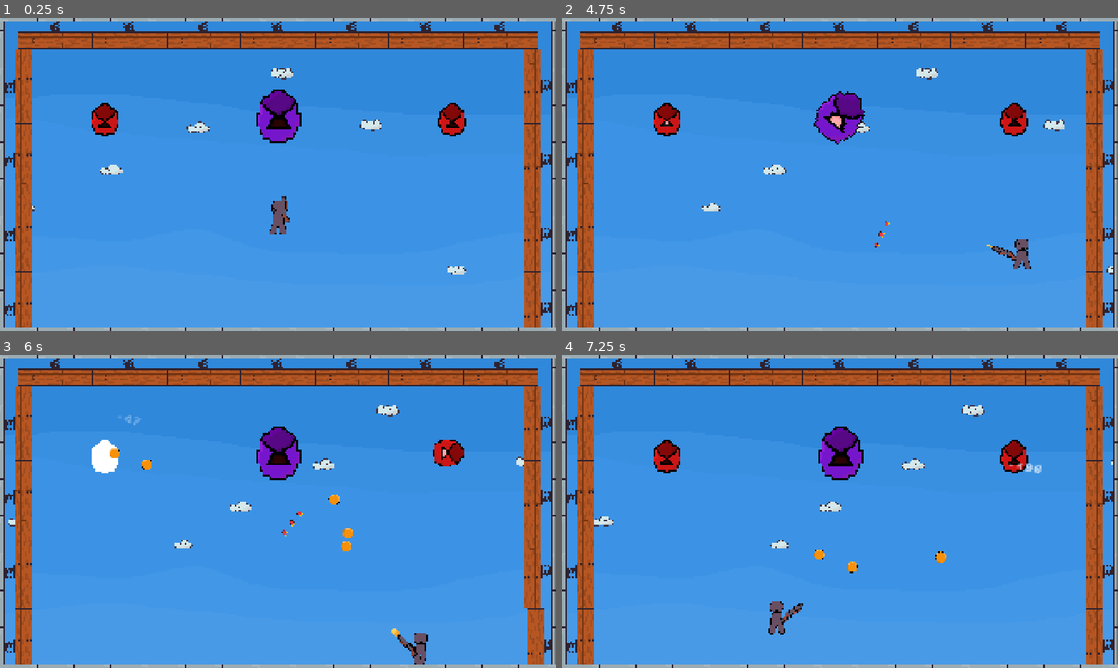
Above: before the commit, frames 1-4 (two rows, left to right).
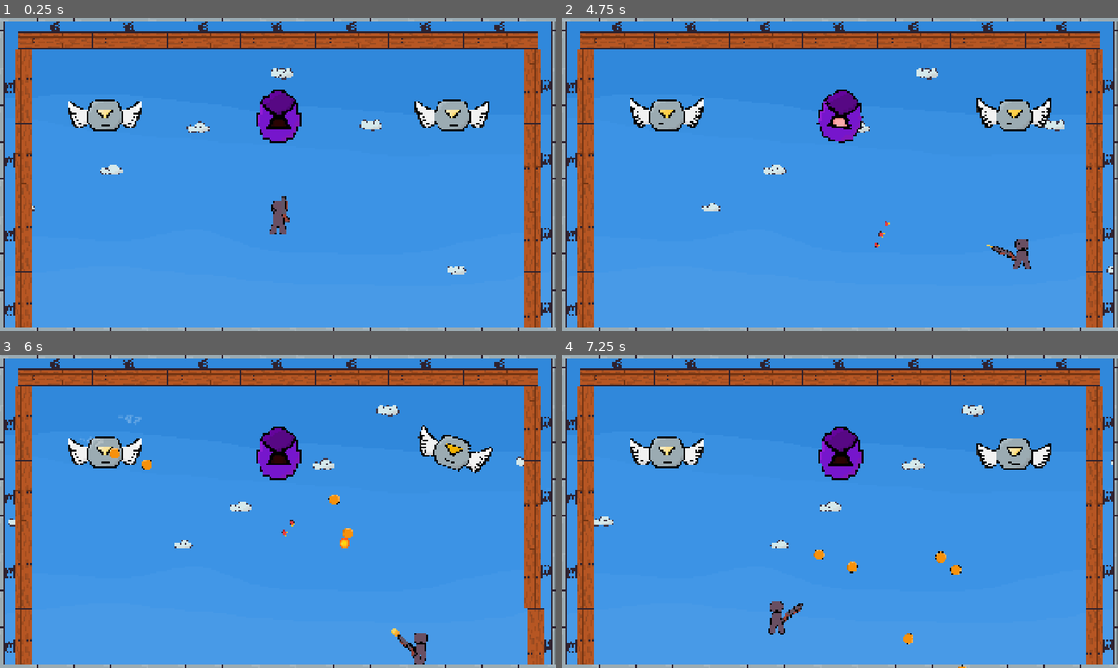
Above: after the commit, the same moments.

Repository: Sominnyusz/Vault
Game: Godot game, scene res://scenes/game.tscn
Same seed, same stepped clock (60 frames per second), same inputs: the game is played once before the commit and once after it.
Inputs (mouse positions are in pixels of both pictures, inside the frame that each line leads up to):
- Up to frame 1 (0.25 s): no input
- Up to frame 2 (4.75 s): tap Enter (playAgain) at 0.5, 0.6, 2.1, 3.6 s; move the mouse to (962, 158) at 0.52 s; hold D (move_Right) 0.53-2.03 s; tap Space (jump) at 0.77, 1.52, 3.02, 3.77, 4.52 s; move the mouse to (728, 190) at 1.27 s; click (728, 190) at 1.35 s; move the mouse to (895, 105) at 2.02 s; hold A (move_Left) 2.03-2.78 s; move the mouse to (812, 237) at 2.77 s; hold D (move_Right) 2.78-4.28 s; click (812, 237) at 2.85 s; move the mouse to (1006, 221) at 3.52 s; move the mouse to (673, 127) at 4.27 s; hold A (move_Left) from 4.28 s (still down); click (673, 127) at 4.35 s
- Up to frame 3 (6 s): move the mouse to (305, 511) at 5.02 s; release A (move_Left) at 5.03 s; hold D (move_Right) 5.03-5.78 s; tap Enter (playAgain) at 5.1 s; move the mouse to (194, 433) at 5.77 s; hold A (move_Left) from 5.78 s (still down); click (194, 433) at 5.85 s
- Up to frame 4 (7.25 s): keep holding A (move_Left); tap Space (jump) at 6.02, 6.77 s; move the mouse to (962, 495) at 6.52 s; tap Enter (playAgain) at 6.6 s

The runs differ from the first frame. In frame 1, 2.1% of the frame differs, in the area x 12-88%, y 26-38%; in frame 2, 2.7%, in the area x 12-88%, y 22-41%; in frame 3, 2.1%; in frame 4, 2.2%.

Commit message:
V.1.4.: Enemy Rewamp Beta

Diff:
--- a/scenes/bigdrone.tscn
+++ b/scenes/bigdrone.tscn
@@ -78,7 +78,7 @@
 "texture": SubResource("AtlasTexture_v07g1")
 }],
 "loop": 0,
-"name": &"attack_launch",
+"name": &"attack",
 "speed": 5.0
 }, {
 "frames": [{
@@ -185,7 +185,7 @@
 material = SubResource("ShaderMaterial_o6t3k")
 scale = Vector2(2, 2)
 sprite_frames = SubResource("SpriteFrames_4cumu")
-animation = &"attack_launch"
+animation = &"attack"
 autoplay = "default"
 
 [node name="AnimationPlayer" type="AnimationPlayer" parent="Sprite" unique_id=2070834784]
--- a/scenes/orb.tscn
+++ b/scenes/orb.tscn
@@ -47,7 +47,7 @@
 
 [sub_resource type="Animation" id="Animation_g6cbt"]
 resource_name = "explode"
-length = 0.19999999999999998
+length = 0.2
 tracks/0/type = "value"
 tracks/0/imported = false
 tracks/0/enabled = true
--- a/scenes/smalldrone.tscn
+++ b/scenes/smalldrone.tscn
@@ -2,74 +2,148 @@
 
 [ext_resource type="Script" uid="uid://c00jgtopei5k4" path="res://scripts/drone.gd" id="1_1r4ts"]
 [ext_resource type="Shader" uid="uid://21lhkqm3k4a0" path="res://assets/drone.gdshader" id="1_knnud"]
-[ext_resource type="Texture2D" uid="uid://bfrya5xwg5jqk" path="res://assets/smalldrone.png" id="3_kv6y5"]
+[ext_resource type="Texture2D" uid="uid://64g3kphmqr5u" path="res://assets/smalldrone_attack.png" id="3_7a8dp"]
+[ext_resource type="Texture2D" uid="uid://b2t8wvx7iikvb" path="res://assets/smalldrone_idle.png" id="3_kv6y5"]
 
 [sub_resource type="ShaderMaterial" id="ShaderMaterial_kv6y5"]
 resource_local_to_scene = true
 shader = ExtResource("1_knnud")
 shader_parameter/active = false
 
+[sub_resource type="AtlasTexture" id="AtlasTexture_6eadv"]
+atlas = ExtResource("3_7a8dp")
+region = Rect2(0, 0, 64, 64)
+
+[sub_resource type="AtlasTexture" id="AtlasTexture_rpu3y"]
+atlas = ExtResource("3_7a8dp")
+region = Rect2(64, 0, 64, 64)
+
+[sub_resource type="AtlasTexture" id="AtlasTexture_thtmo"]
+atlas = ExtResource("3_7a8dp")
+region = Rect2(128, 0, 64, 64)
+
+[sub_resource type="AtlasTexture" id="AtlasTexture_e8fgp"]
+atlas = ExtResource("3_7a8dp")
+region = Rect2(192, 0, 64, 64)
+
+[sub_resource type="AtlasTexture" id="AtlasTexture_oo7oy"]
+atlas = ExtResource("3_7a8dp")
+region = Rect2(256, 0, 64, 64)
+
 [sub_resource type="AtlasTexture" id="AtlasTexture_7a8dp"]
 atlas = ExtResource("3_kv6y5")
+region = Rect2(0, 0, 64, 64)
+
+[sub_resource type="AtlasTexture" id="AtlasTexture_iepbp"]
+atlas = ExtResource("3_kv6y5")
 region = Rect2(64, 0, 64, 64)
 
-[sub_resource type="AtlasTexture" id="AtlasTexture_iepbp"]
+[sub_resource type="AtlasTexture" id="AtlasTexture_8hbh1"]
 atlas = ExtResource("3_kv6y5")
 region = Rect2(128, 0, 64, 64)
 
-[sub_resource type="AtlasTexture" id="AtlasTexture_8hbh1"]
+[sub_resource type="AtlasTexture" id="AtlasTexture_5fge1"]
 atlas = ExtResource("3_kv6y5")
 region = Rect2(192, 0, 64, 64)
 
-[sub_resource type="AtlasTexture" id="AtlasTexture_5fge1"]
-atlas = ExtResource("3_kv6y5")
-region = Rect2(0, 0, 64, 64)
-
 [sub_resource type="AtlasTexture" id="AtlasTexture_jciu7"]
 atlas = ExtResource("3_kv6y5")
-region = Rect2(64, 0, 64, 64)
+region = Rect2(256, 0, 64, 64)
+
+[sub_resource type="AtlasTexture" id="AtlasTexture_ylib4"]
+atlas = ExtResource("3_kv6y5")
+region = Rect2(320, 0, 64, 64)
+
+[sub_resource type="AtlasTexture" id="AtlasTexture_s3vak"]
+atlas = ExtResource("3_kv6y5")
+region = Rect2(384, 0, 64, 64)
+
+[sub_resource type="AtlasTexture" id="AtlasTexture_s5g8k"]
+atlas = ExtResource("3_kv6y5")
+region = Rect2(448, 0, 64, 64)
+
+[sub_resource type="AtlasTexture" id="AtlasTexture_gmpwk"]
+atlas = ExtResource("3_kv6y5")
+region = Rect2(512, 0, 64, 64)
+
+[sub_resource type="AtlasTexture" id="AtlasTexture_4p30f"]
+atlas = ExtResource("3_kv6y5")
+region = Rect2(576, 0, 64, 64)
 
 [sub_resource type="SpriteFrames" id="SpriteFrames_4cumu"]
 animations = [{
 "frames": [{
 "duration": 1.0,
-"texture": SubResource("AtlasTexture_7a8dp")
-}, {
-"duration": 1.0,
-"texture": SubResource("AtlasTexture_iepbp")
-}, {
-"duration": 1.0,
-"texture": SubResource("AtlasTexture_8hbh1")
-}, {
-"duration": 1.0,
-"texture": SubResource("AtlasTexture_8hbh1")
-}, {
-"duration": 1.0,
-"texture": SubResource("AtlasTexture_8hbh1")
-}, {
-"duration": 1.0,
-"texture": SubResource("AtlasTexture_8hbh1")
-}, {
-"duration": 1.0,
-"texture": SubResource("AtlasTexture_8hbh1")
-}, {
-"duration": 1.0,
-"texture": SubResource("AtlasTexture_iepbp")
+"texture": SubResource("AtlasTexture_6eadv")
+}, {
+"duration": 1.0,
+"texture": SubResource("AtlasTexture_rpu3y")
+}, {
+"duration": 1.0,
+"texture": SubResource("AtlasTexture_thtmo")
+}, {
+"duration": 1.0,
+"texture": SubResource("AtlasTexture_e8fgp")
+}, {
+"duration": 1.0,
+"texture": SubResource("AtlasTexture_oo7oy")
+}, {
+"duration": 1.0,
+"texture": SubResource("AtlasTexture_oo7oy")
+}, {
+"duration": 1.0,
+"texture": SubResource("AtlasTexture_oo7oy")
+}, {
+"duration": 1.0,
+"texture": SubResource("AtlasTexture_oo7oy")
+}, {
+"duration": 1.0,
+"texture": SubResource("AtlasTexture_oo7oy")
+}, {
+"duration": 1.0,
+"texture": SubResource("AtlasTexture_oo7oy")
+}, {
+"duration": 1.0,
+"texture": SubResource("AtlasTexture_oo7oy")
 }],
 "loop": 0,
-"name": &"attack_launch",
-"speed": 5.0
+"name": &"attack",
+"speed": 8.0
 }, {
 "frames": [{
 "duration": 1.0,
+"texture": SubResource("AtlasTexture_7a8dp")
+}, {
+"duration": 1.0,
+"texture": SubResource("AtlasTexture_iepbp")
+}, {
+"duration": 1.0,
+"texture": SubResource("AtlasTexture_8hbh1")
+}, {
+"duration": 1.0,
 "texture": SubResource("AtlasTexture_5fge1")
 }, {
 "duration": 1.0,
 "texture": SubResource("AtlasTexture_jciu7")
+}, {
+"duration": 1.0,
+"texture": SubResource("AtlasTexture_ylib4")
+}, {
+"duration": 1.0,
+"texture": SubResource("AtlasTexture_s3vak")
+}, {
+"duration": 1.0,
+"texture": SubResource("AtlasTexture_s5g8k")
+}, {
+"duration": 1.0,
+"texture": SubResource("AtlasTexture_gmpwk")
+}, {
+"duration": 1.0,
+"texture": SubResource("AtlasTexture_4p30f")
 }],
 "loop": 1,
 "name": &"default",
-"speed": 2.0
+"speed": 5.0
 }]
 
 [sub_resource type="Animation" id="Animation_1r4ts"]
@@ -98,6 +172,18 @@
 "update": 0,
 "values": [Color(1, 1, 1, 1)]
 }
+tracks/2/type = "value"
+tracks/2/imported = false
+tracks/2/enabled = true
+tracks/2/path = NodePath("Sprite:rotation")
+tracks/2/interp = 1
+tracks/2/loop_wrap = true
+tracks/2/keys = {
+"times": PackedFloat32Array(0),
+"transitions": PackedFloat32Array(1),
+"update": 0,
+"values": [0.0]
+}
 
 [sub_resource type="Animation" id="Animation_k1p8w"]
 resource_name = "death"
@@ -125,10 +211,22 @@
 "update": 1,
 "values": [true, false, true, false, true, false, true, false, true, false]
 }
+tracks/2/type = "value"
+tracks/2/imported = false
+tracks/2/enabled = true
+tracks/2/path = NodePath("Sprite:rotation")
+tracks/2/interp = 1
+tracks/2/loop_wrap = true
+tracks/2/keys = {
+"times": PackedFloat32Array(0, 1),
+"transitions": PackedFloat32Array(1, 1),
+"update": 0,
+"values": [0.0, 0.4904375]
+}
 
 [sub_resource type="Animation" id="Animation_umx5g"]
 resource_name = "hurt"
-length = 0.2
+length = 0.6
 loop_mode = 1
 tracks/0/type = "value"
 tracks/0/imported = false
@@ -137,10 +235,22 @@
 tracks/0/interp = 1
 tracks/0/loop_wrap = true
 tracks/0/keys = {
+"times": PackedFloat32Array(0, 0.1, 0.2, 0.3, 0.39999998, 0.49999997),
+"transitions": PackedFloat32Array(1, 1, 1, 1, 1, 1),
+"update": 1,
+"values": [true, false, true, false, true, false]
+}
+tracks/1/type = "value"
+tracks/1/imported = false
+tracks/1/enabled = true
+tracks/1/path = NodePath("Sprite:rotation")
+tracks/1/interp = 1
+tracks/1/loop_wrap = true
+tracks/1/keys = {
 "times": PackedFloat32Array(0, 0.1),
 "transitions": PackedFloat32Array(1, 1),
-"update": 1,
-"values": [true, false]
+"update": 0,
+"values": [0.0, 0.17453292]
 }
 
 [sub_resource type="AnimationLibrary" id="AnimationLibrary_k1p8w"]
@@ -151,7 +261,7 @@
 }
 
 [sub_resource type="CircleShape2D" id="CircleShape2D_t8q2s"]
-radius = 24.020824
+radius = 33.0
 
 [node name="SmallDrone" type="Node2D" unique_id=734805235]
 script = ExtResource("1_1r4ts")
@@ -161,7 +271,7 @@
 material = SubResource("ShaderMaterial_kv6y5")
 scale = Vector2(2, 2)
 sprite_frames = SubResource("SpriteFrames_4cumu")
-animation = &"attack_launch"
+animation = &"attack"
 autoplay = "default"
 
 [node name="AnimationPlayer" type="AnimationPlayer" parent="Sprite" unique_id=1014620310]
@@ -171,5 +281,4 @@
 [node name="Area" type="Area2D" parent="." unique_id=936666814 groups=["Enemy"]]
 
 [node name="Hitbox" type="CollisionShape2D" parent="Area" unique_id=1253602462]
-position = Vector2(0, 7)
 shape = SubResource("CircleShape2D_t8q2s")
--- a/scripts/drone.gd
+++ b/scripts/drone.gd
@@ -4,6 +4,7 @@
 @onready var animation: AnimationPlayer = $Sprite/AnimationPlayer
 @onready var indicator = preload("res://scenes/indicator.tscn")
 @onready var orb = preload("res://scenes/orb.tscn")
+@onready var hitbox: CollisionShape2D = $Area/Hitbox
 
 @export var health: int
 
@@ -27,20 +28,27 @@
 		sprite.play("default")
 		await get_tree().create_timer(randf_range(3, 5)).timeout
 
-		sprite.play("attack_launch")
+		sprite.play("attack")
 		await get_tree().create_timer(randf_range(0.4, 1)).timeout
 
-		look_at(player.global_position)
+
+		rotate(get_angle_to(player.global_position))
+		if rotation_degrees > 90 and rotation_degrees < 270:
+			rotation_degrees - 90
+			rotation_degrees *= -1
+			sprite.flip_h = true
+		rotation_degrees /= 5
 
 		move = true
 		await get_tree().create_timer(randf_range(0.4, 0.8)).timeout
 		move = false
 		rotation = 0
 
-
-		spawn_orbs(3)
+		if not dead:
+			spawn_orbs(3)
 
 		sprite.play("default")
+		sprite.flip_h = false
 		await get_tree().create_timer(randf_range(3, 5)).timeout
 		attacking = true
 
@@ -56,19 +64,20 @@
 
 func takedmg(dmg: int):
 
+
 	health -= dmg
 
 	indicatorfunc("-" + str(dmg), false)
 
 	if health <= 0:
 		indicatorfunc("+1 Kill", true)
-		animation.play("death")
 		die()
 
 	else:
 		animation.play("hurt")
-	await get_tree().create_timer(1).timeout
-	animation.play("RESET")
+	await get_tree().create_timer(0.6).timeout
+	if not dead:
+		animation.play("RESET")
 
 func indicatorfunc(text, special):
 	if not dead:
@@ -83,8 +92,10 @@
 
 func die():
 	if not dead:
+		animation.stop()
+		animation.play("death")
+		hitbox.disabled = true
 		dead = true
 		get_parent().get_parent().kills += 1
 		await get_tree().create_timer(1).timeout
 		queue_free()
-		print("dead")
--- a/scripts/game.gd
+++ b/scripts/game.gd
@@ -28,6 +28,5 @@
 				instance = small.instantiate()
 			"big":
 				instance = big.instantiate()
-		print(layouts[layout][0][i], layouts[layout][1][i])
 		instance.global_position = spawn_points.get_child(layouts[layout][1][i]).global_position
 		get_node("Enemies").add_child(instance)
--- a/scripts/indicator.gd
+++ b/scripts/indicator.gd
@@ -4,6 +4,5 @@
 
 func _ready() -> void:
 	animation_player.play("indicator")
-	rotation = 2*PI - rotation
 	await get_tree().create_timer(1).timeout
 	queue_free()
--- a/scripts/orb.gd
+++ b/scripts/orb.gd
@@ -3,6 +3,7 @@
 @onready var animator: AnimationPlayer = $Sprite/AnimationPlayer
 @onready var sprite: Sprite2D = $Sprite
 @onready var orb_explode_texture = preload("res://assets/orb_explode.png")
+@onready var selfarea: Area2D = $Sprite/Area
 
 var speed = randi_range(250, 375)
 var impact = false
@@ -13,6 +14,8 @@
 
 
 func _on_area_area_entered(area: Area2D) -> void:
+	selfarea.global_position = Vector2(0, 0)
+	selfarea.global_position = global_position
 	if area.is_in_group("player"):
 		area.get_parent().takedmg()
 		impact = true
Binary file removed: assets/smalldrone.png
Binary file added: assets/smalldrone_attack.png
Not shown, added: assets/smalldrone_attack.png.import
Binary file added: assets/smalldrone_idle.png
Not shown, changed: assets/smalldrone_idle.png.import
Not shown, changed: Vault Linux/Vault.pck
Not shown, changed: Vault.exe
